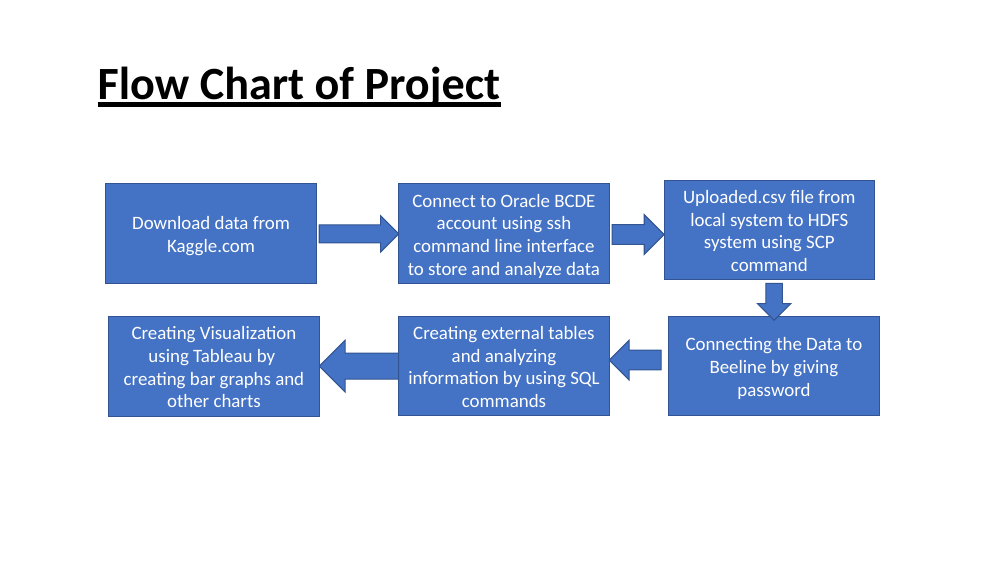
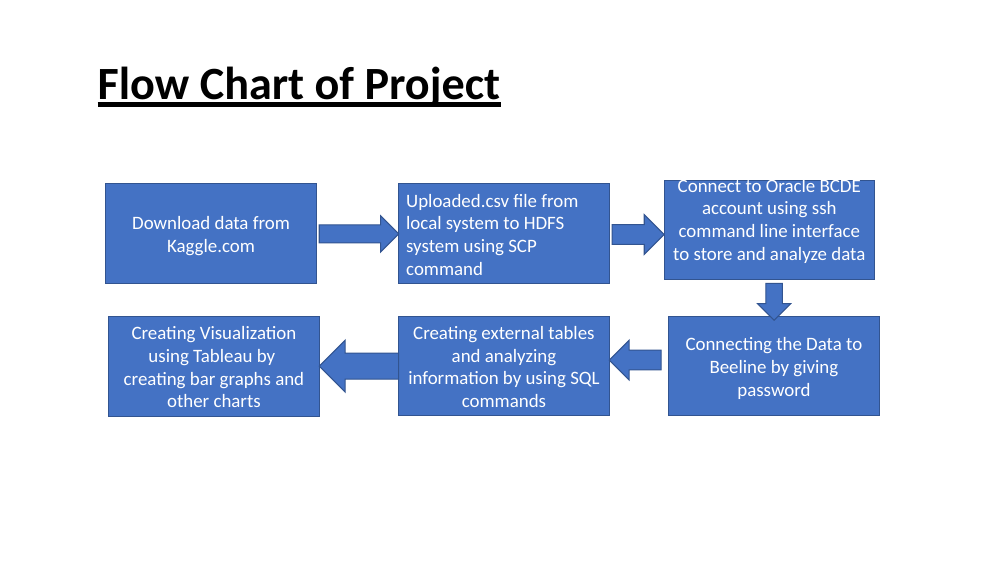
Before and after one commit to esrinivas08/NFL-Data-Analysis, a slide deck: slide 10 of 5200 Presentation1-2.pptx. Drawn at 1008x567 pixels with LibreOffice and Linux fonts; fonts in the diff are those of the drawing; background and template pictures are left out. Boxes give left, top, right and bottom in pixels: in the first picture for what was removed or moved away, otherwise in the second. Text is boxed around its words. In the diff, an @@ line names an element or a change of style, - is before the commit and + after.

```diff
--- a/5200 Presentation1-2.pptx
+++ b/5200 Presentation1-2.pptx
@@ text in rectangle at (673, 176, 865, 263): text changed @@
-Uploaded.csv file from local system to HDFS system using SCP command
+Connect to Oracle BCDE account using ssh command line interface to store and analyze data
@@ text in rectangle at (406, 194, 578, 275): text changed @@
-Connect to Oracle BCDE account using ssh command line interface to store and analyze data
+Uploaded.csv file from local system to HDFS system using SCP command
```
Also in this commit, not shown: 1 other slide changed.
